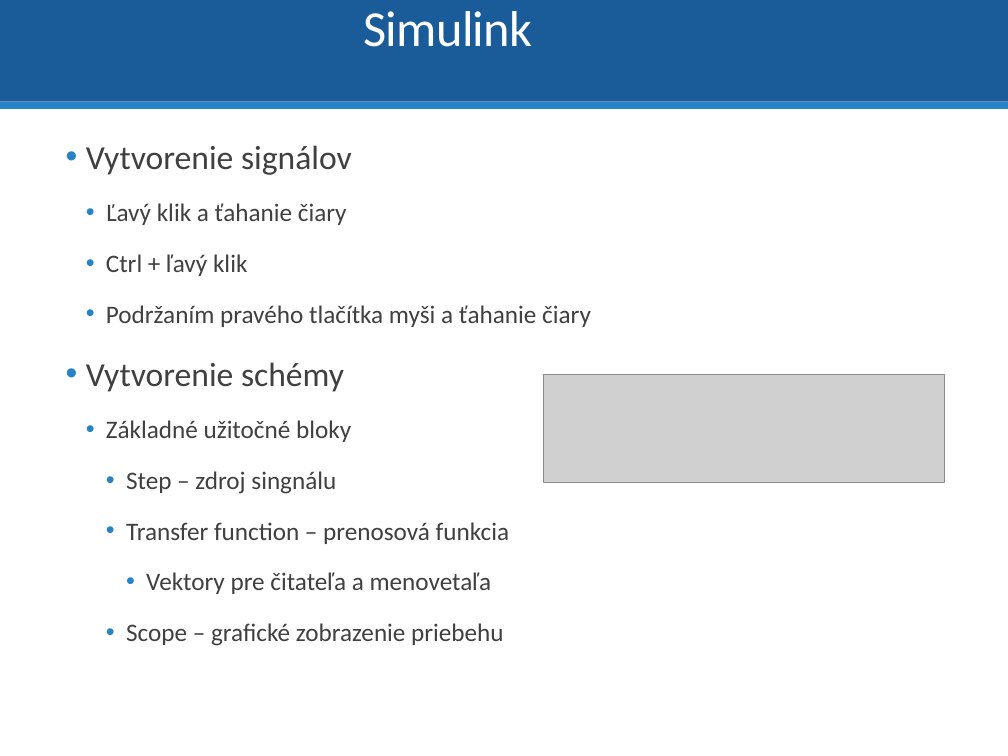
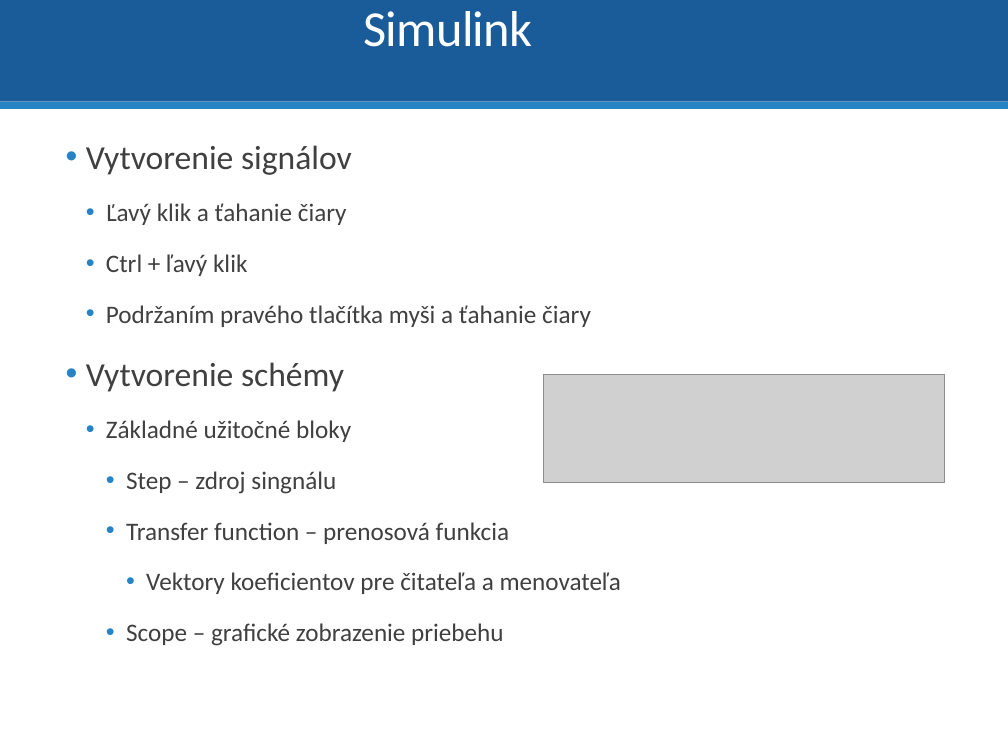
Before and after one commit to dodekm/TeamProjektKybernetika, a slide deck: slide 41 of Nove prednasky/P0_Opakovanie_Matlab_Simulink.pptx (slide 40 before the commit). Drawn at 1008x756 pixels with LibreOffice and Linux fonts; fonts in the diff are those of the drawing; grey boxes stand for pictures. Boxes give left, top, right and bottom in pixels: in the first picture for what was removed or moved away, otherwise in the second. Text is boxed around its words. In the diff, an @@ line names an element or a change of style, - is before the commit and + after.

```diff
--- a/Nove prednasky/P0_Opakovanie_Matlab_Simulink.pptx
+++ b/Nove prednasky/P0_Opakovanie_Matlab_Simulink.pptx
@@ text at box(146, 572, 621, 594): text changed @@
-        • Vektory pre čitateľa a menovetaľa
+        • Vektory koeficientov pre čitateľa a menovateľa
```
Also in this commit, not shown: 14 other slides changed, 1 slide added, 1 slide removed, 2 other files.
